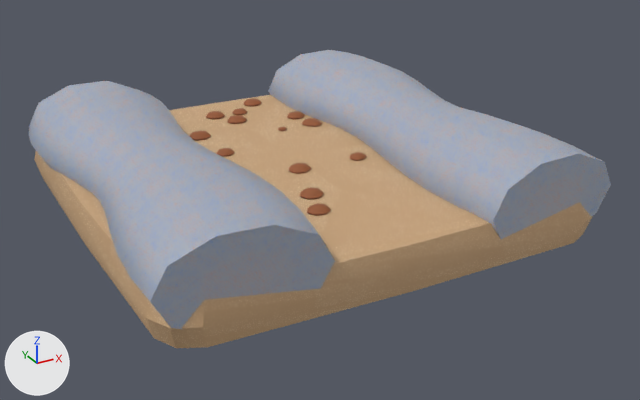
Two versions of the glTF model roblox-winter-props/glb/SnowyDirtPath.glb, one commit apart.
Camera for both pictures: a camera (50 mm lens) standing at (-6.86, -13.48, 6.68) and looking at (0.28, -0.5, 0.19). The axes (+X, +Y, +Z) are drawn at lower left. The lights are the same throughout. The older version comes first. Vertices at exactly the same position are counted once.

Names of what the first picture shows: 'SnowyDirtPath'.
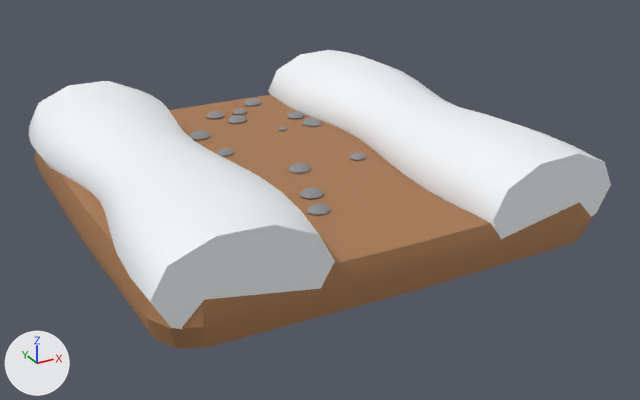
The edits, one by one:
me_snowydirtpath_main has 668 vertices, 1268 faces and spans x -4.06..4.06, y -4.0..4.0, z 0.0..1.78.
me_snowydirtpath_main is used by ob_snowydirtpath; location (0.0, 0.0, 0.0).
me_snowydirtpath_main part 1: texture (UV) coordinates of 1268 of 1268 faces, centred in x -3.97..3.97, y -3.95..3.95, z 0.01..1.77, changed; they spanned u 0.06..0.56, v 0.12..0.88 and now span u 0.03..0.28, v 0.78..0.97.

What differs and where, as boxes [x1, y1, x2, y2] in the pictures (640 x 400 px):
'SnowyDirtPath', surface changed
    both: [29, 50, 611, 348]
